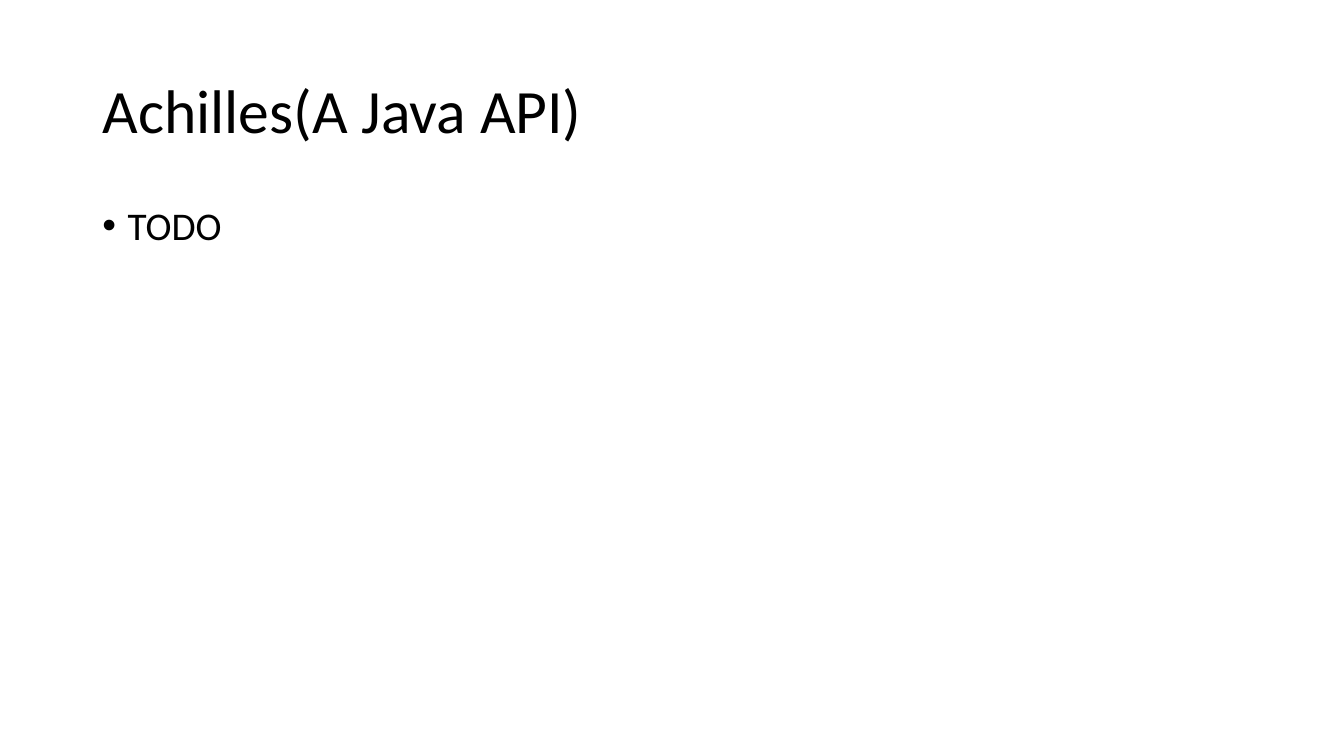
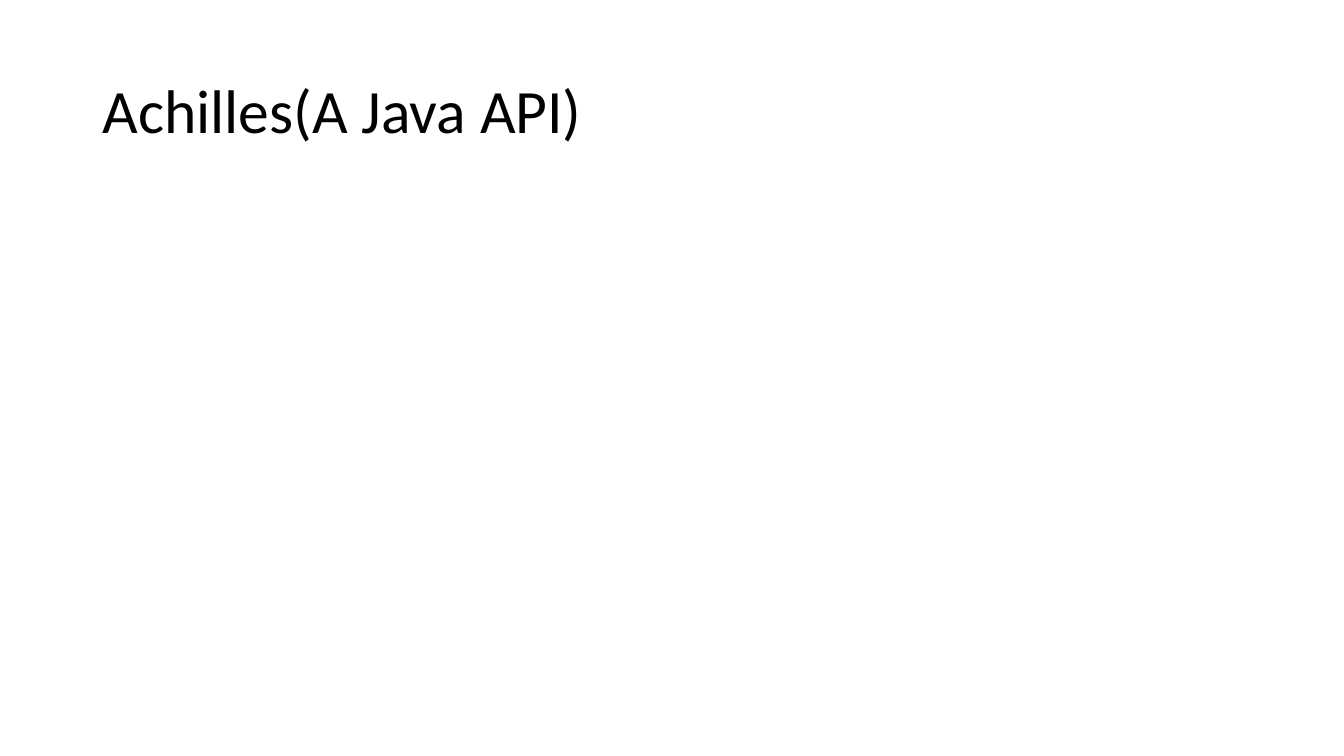
Before and after one commit to rhythmdd/cs3600, a slide deck: slide 28 of Presentation 1 (1).pptx (slide 27 before the commit). Drawn at 1344x756 pixels with LibreOffice and Linux fonts; fonts in the diff are those of the drawing. Boxes give left, top, right and bottom in pixels: in the first picture for what was removed or moved away, otherwise in the second. Text is boxed around its words. In the diff, an @@ line names an element or a change of style, - is before the commit and + after.

```diff
--- a/Presentation 1 (1).pptx
+++ b/Presentation 1 (1).pptx
@@ text removed at [128,214,222,241] @@
-• TODO
```
Also in this commit, not shown: 1 other slide changed, 4 slides added.
